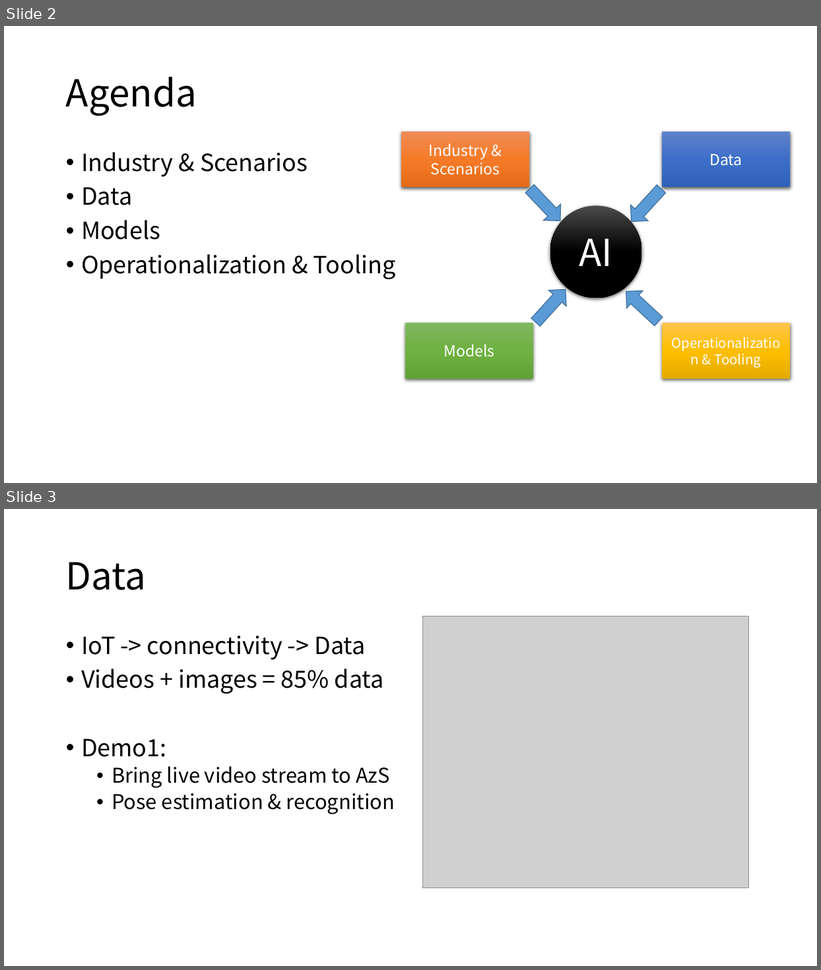
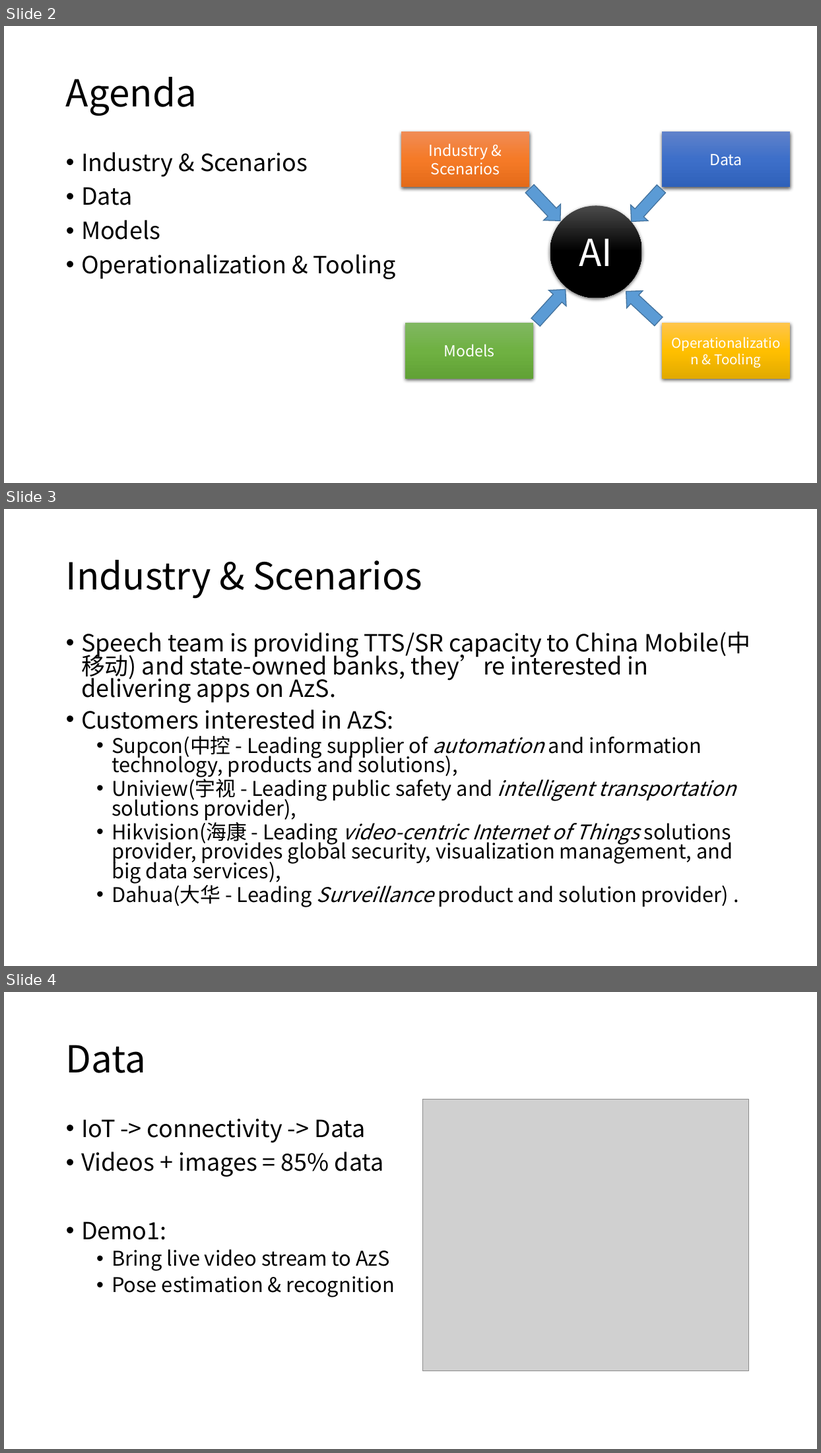
Before and after one commit to AbelHu/OpenCV_on_Raspberry_Pi, a slide deck: AI_exploration_and_demo.pptx. Shown one above the other, each under a label of ours: slides 2 and 3 before the commit, slides 2, 3 and 4 after it. The pictures are 821x970 and 821x1453 pixels, drawn with LibreOffice and Linux fonts; fonts in the diff are those of the drawing; grey boxes stand for pictures. Boxes give left, top, right and bottom in pixels: in the first picture for what was removed or moved away, otherwise in the second. Text is boxed around its words. In the diff, an @@ line names an element or a change of style, - is before the commit and + after.

```diff
--- a/AI_exploration_and_demo.pptx
+++ b/AI_exploration_and_demo.pptx
@@ slide 3 added at bbox=[4, 509, 817, 966], background #FFFFFF @@
@@ title added at bbox=[66, 560, 422, 599], 44 pt, text #000000 @@
+Industry & Scenarios
@@ text added at bbox=[81, 631, 750, 908], 24 pt, text #000000 @@
+• Speech team is providing TTS/SR capacity to China Mobile(中移动) and state-owned banks, they’re interested in delivering apps on AzS.
+• Customers interested in AzS:
+  • Supcon(中控 - Leading supplier of automation and information technology, products and solutions),
+  • Uniview(宇视 - Leading public safety and intelligent transportation solutions provider),
+  • Hikvision(海康 - Leading video-centric Internet of Things solutions provider, provides global security, visualization management, and big data services),
+  • Dahua(大华 - Leading Surveillance product and solution provider) .
@@ what was slide 3 is now slide 4 @@
```
Also in this commit, not shown: 3 slides changed, 4 other slides added.
